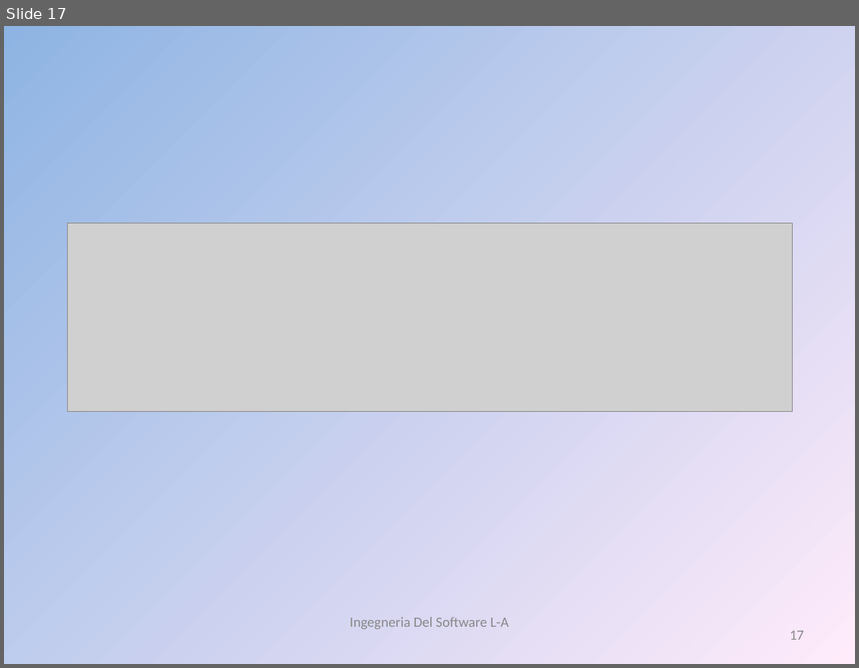
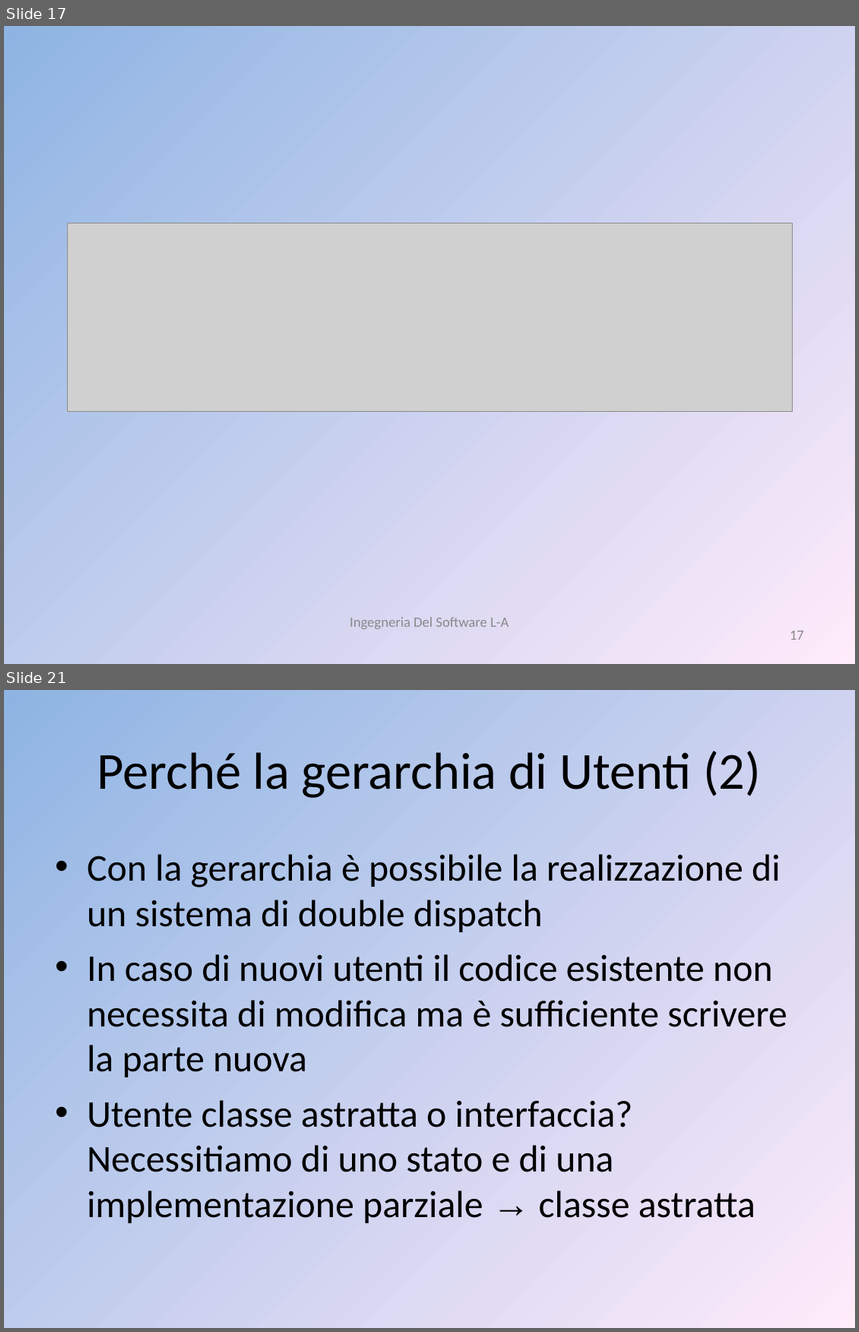
Before and after one commit to liannario/ingsoftbo, a slide deck: ViaggiateSicuri.ppt. Shown one above the other, each under a label of ours: slide 17 before the commit, slides 17 and 21 after it; the slides between them are not shown. The pictures are 859x668 and 859x1332 pixels, drawn with LibreOffice and Linux fonts; fonts in the diff are those of the drawing; grey boxes stand for pictures. Boxes give left, top, right and bottom in pixels: in the first picture for what was removed or moved away, otherwise in the second. Text is boxed around its words. In the diff, an @@ line names an element or a change of style, - is before the commit and + after.

Commit message:
parte progettazione

```diff
--- a/ViaggiateSicuri.ppt
+++ b/ViaggiateSicuri.ppt
@@ slide 21 added at (4,690,855,1328), background gradient #8EB4E3 to #FFEBFA @@
@@ title added at (97,751,761,798), 44 pt, text #000000 @@
+Perché la gerarchia di Utenti (2)
@@ text added at (87,854,787,1224), 32 pt, text #000000 @@
+• Con la gerarchia è possibile la realizzazione di un sistema di double dispatch
+• In caso di nuovi utenti il codice esistente non necessita di modifica ma è sufficiente scrivere la parte nuova
+• Utente classe astratta o interfaccia?
+  Necessitiamo di uno stato e di una implementazione parziale → classe astratta
```
Also in this commit, not shown: 1 slide changed, 7 other slides added.
